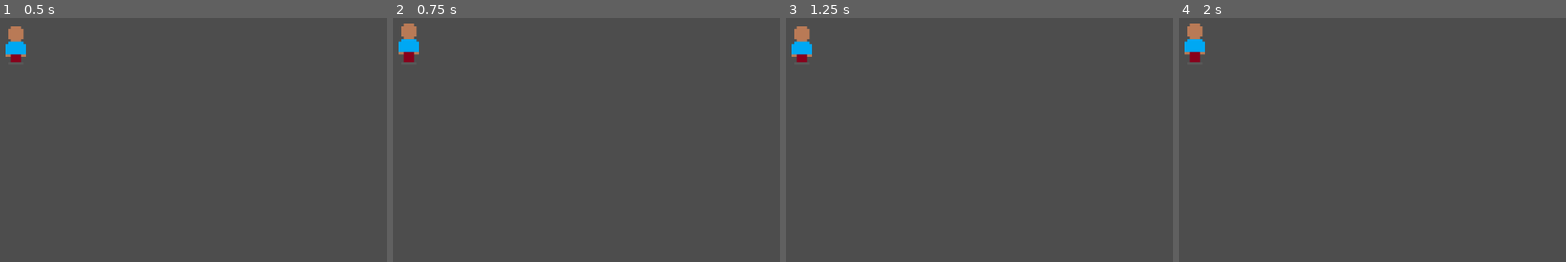
Above: before the commit, frames 1-4 (left to right).
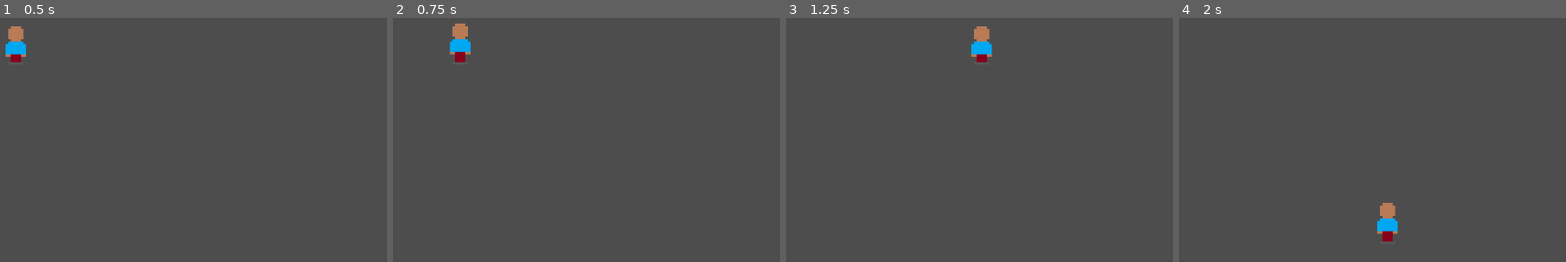
Above: after the commit, the same moments.

Repository: TedMartell/godot_arpg_survivor
Game: Godot game, scene res://scenes/game.tscn
Same seed, same stepped clock (60 frames per second), same inputs: the game is played once before the commit and once after it.
Inputs:
- Up to frame 1 (0.5 s): no input
- Up to frame 2 (0.75 s): tap Enter at 0.5 s; hold D (move_right, bound only after the commit) from 0.53 s (still down); tap Space (dodge_roll, bound only after the commit) at 0.6 s
- Up to frame 3 (1.25 s): keep holding D (move_right, bound only after the commit)
- Up to frame 4 (2 s): release D (move_right, bound only after the commit) at 1.28 s; hold S (move_down, bound only after the commit) from 1.28 s (still down); tap Space (dodge_roll, bound only after the commit) at 1.35 s

Frame 1 is identical in both runs. In frame 2, 1.3% of the frame differs, in the area x 1-21%, y 2-19%; in frame 3, 1.2%; in frame 4, 1.3%, in the area x 1-57%, y 2-92%.

Commit message:
working on basic movement

Diff:
--- a/arpg_survivor/project.godot
+++ b/arpg_survivor/project.godot
@@ -15,6 +15,38 @@
 config/features=PackedStringArray("4.4", "Forward Plus")
 config/icon="res://icon.svg"
 
+[input]
+
+move_left={
+"deadzone": 0.2,
+"events": [Object(InputEventKey,"resource_local_to_scene":false,"resource_name":"","device":-1,"window_id":0,"alt_pressed":false,"shift_pressed":false,"ctrl_pressed":false,"meta_pressed":false,"pressed":false,"keycode":0,"physical_keycode":65,"key_label":0,"unicode":97,"location":0,"echo":false,"script":null)
+, Object(InputEventKey,"resource_local_to_scene":false,"resource_name":"","device":-1,"window_id":0,"alt_pressed":false,"shift_pressed":false,"ctrl_pressed":false,"meta_pressed":false,"pressed":false,"keycode":0,"physical_keycode":4194319,"key_label":0,"unicode":0,"location":0,"echo":false,"script":null)
+]
+}
+move_right={
+"deadzone": 0.2,
+"events": [Object(InputEventKey,"resource_local_to_scene":false,"resource_name":"","device":-1,"window_id":0,"alt_pressed":false,"shift_pressed":false,"ctrl_pressed":false,"meta_pressed":false,"pressed":false,"keycode":0,"physical_keycode":68,"key_label":0,"unicode":100,"location":0,"echo":false,"script":null)
+, Object(InputEventKey,"resource_local_to_scene":false,"resource_name":"","device":-1,"window_id":0,"alt_pressed":false,"shift_pressed":false,"ctrl_pressed":false,"meta_pressed":false,"pressed":false,"keycode":0,"physical_keycode":4194321,"key_label":0,"unicode":0,"location":0,"echo":false,"script":null)
+]
+}
+move_up={
+"deadzone": 0.2,
+"events": [Object(InputEventKey,"resource_local_to_scene":false,"resource_name":"","device":-1,"window_id":0,"alt_pressed":false,"shift_pressed":false,"ctrl_pressed":false,"meta_pressed":false,"pressed":false,"keycode":0,"physical_keycode":87,"key_label":0,"unicode":119,"location":0,"echo":false,"script":null)
+, Object(InputEventKey,"resource_local_to_scene":false,"resource_name":"","device":-1,"window_id":0,"alt_pressed":false,"shift_pressed":false,"ctrl_pressed":false,"meta_pressed":false,"pressed":false,"keycode":0,"physical_keycode":4194320,"key_label":0,"unicode":0,"location":0,"echo":false,"script":null)
+]
+}
+move_down={
+"deadzone": 0.2,
+"events": [Object(InputEventKey,"resource_local_to_scene":false,"resource_name":"","device":-1,"window_id":0,"alt_pressed":false,"shift_pressed":false,"ctrl_pressed":false,"meta_pressed":false,"pressed":false,"keycode":0,"physical_keycode":83,"key_label":0,"unicode":115,"location":0,"echo":false,"script":null)
+, Object(InputEventKey,"resource_local_to_scene":false,"resource_name":"","device":-1,"window_id":0,"alt_pressed":false,"shift_pressed":false,"ctrl_pressed":false,"meta_pressed":false,"pressed":false,"keycode":0,"physical_keycode":4194322,"key_label":0,"unicode":0,"location":0,"echo":false,"script":null)
+]
+}
+dodge_roll={
+"deadzone": 0.2,
+"events": [Object(InputEventKey,"resource_local_to_scene":false,"resource_name":"","device":-1,"window_id":0,"alt_pressed":false,"shift_pressed":false,"ctrl_pressed":false,"meta_pressed":false,"pressed":false,"keycode":0,"physical_keycode":32,"key_label":0,"unicode":32,"location":0,"echo":false,"script":null)
+]
+}
+
 [rendering]
 
 textures/canvas_textures/default_texture_filter=0
--- a/arpg_survivor/scenes/game.tscn
+++ b/arpg_survivor/scenes/game.tscn
@@ -1,8 +1,17 @@
-[gd_scene load_steps=2 format=3 uid="uid://uqs1nrf2122r"]
+[gd_scene load_steps=4 format=3 uid="uid://uqs1nrf2122r"]
 
 [ext_resource type="PackedScene" uid="uid://b1smcpdu8l88h" path="res://scenes/player.tscn" id="1_uwrxv"]
+[ext_resource type="Script" uid="uid://x3vlen8vwckb" path="res://scripts/game_manager.gd" id="1_yqjtg"]
+[ext_resource type="Script" uid="uid://0u3ivt8di5p5" path="res://scripts/general_functions.gd" id="2_lnu2h"]
 
 [node name="game" type="Node2D"]
+
+[node name="game_manager" type="Node" parent="."]
+script = ExtResource("1_yqjtg")
+
+[node name="general_functions" type="Node" parent="."]
+unique_name_in_owner = true
+script = ExtResource("2_lnu2h")
 
 [node name="Player" parent="." instance=ExtResource("1_uwrxv")]
 
--- a/arpg_survivor/scenes/player.tscn
+++ b/arpg_survivor/scenes/player.tscn
@@ -1,6 +1,7 @@
-[gd_scene load_steps=6 format=3 uid="uid://b1smcpdu8l88h"]
+[gd_scene load_steps=7 format=3 uid="uid://b1smcpdu8l88h"]
 
 [ext_resource type="Texture2D" uid="uid://vewpmmobood6" path="res://assets/2D_idle_anim.png" id="1_3vyb7"]
+[ext_resource type="Script" uid="uid://c7l6olcee5q06" path="res://scripts/player.gd" id="1_g2els"]
 
 [sub_resource type="AtlasTexture" id="AtlasTexture_g2els"]
 atlas = ExtResource("1_3vyb7")
@@ -25,9 +26,10 @@
 }]
 
 [sub_resource type="RectangleShape2D" id="RectangleShape2D_qlg0r"]
-size = Vector2(4.5, 14)
+size = Vector2(5, 14)
 
 [node name="Player" type="CharacterBody2D"]
+script = ExtResource("1_g2els")
 
 [node name="AnimatedSprite2D" type="AnimatedSprite2D" parent="."]
 position = Vector2(-1, -8)
@@ -36,5 +38,5 @@
 autoplay = "idle"
 
 [node name="CollisionShape2D" type="CollisionShape2D" parent="."]
-position = Vector2(-0.25, -8)
+position = Vector2(0, -8)
 shape = SubResource("RectangleShape2D_qlg0r")
--- /dev/null
+++ b/arpg_survivor/scripts/game_manager.gd
@@ -0,0 +1,11 @@
+extends Node
+
+
+# Called when the node enters the scene tree for the first time.
+func _ready() -> void:
+	pass # Replace with function body.
+
+
+# Called every frame. 'delta' is the elapsed time since the previous frame.
+func _process(delta: float) -> void:
+	pass
--- /dev/null
+++ b/arpg_survivor/scripts/general_functions.gd
@@ -0,0 +1,5 @@
+extends Node
+
+func wait_x_seconds(timer: float) -> void:
+	await get_tree().create_timer(timer)
+	print("Timer finished!")
--- /dev/null
+++ b/arpg_survivor/scripts/player.gd
@@ -0,0 +1,34 @@
+extends CharacterBody2D
+@onready var general_functions = %general_functions
+
+
+var movement_speed = 100.0
+var is_dodging = false
+
+
+func _physics_process(delta: float) -> void:
+	# Handle Dodge Roll.
+	if Input.is_action_just_pressed("dodge_roll") and not is_dodging:
+		start_dodge_roll()
+	# Move Left / Right
+	var x_direction := Input.get_axis("move_left", "move_right")
+	if x_direction:
+		velocity.x = x_direction * movement_speed
+	else:
+		velocity.x = move_toward(velocity.x, 0, movement_speed)
+	# Move Up / Down
+	var y_direction := Input.get_axis("move_up", "move_down")
+	if y_direction:
+		velocity.y = y_direction * movement_speed
+	else:
+		velocity.y = move_toward(velocity.y, 0, movement_speed)
+	move_and_slide()
+
+
+# Dodge Roll mechanic
+func start_dodge_roll() -> void:
+	is_dodging = true
+	movement_speed *=2
+	await general_functions.wait_x_seconds(2.0)
+	movement_speed /=2
+	is_dodging = false
Not shown, added: arpg_survivor/scripts/game_manager.gd.uid
Not shown, added: arpg_survivor/scripts/general_functions.gd.uid
Not shown, added: arpg_survivor/scripts/player.gd.uid
